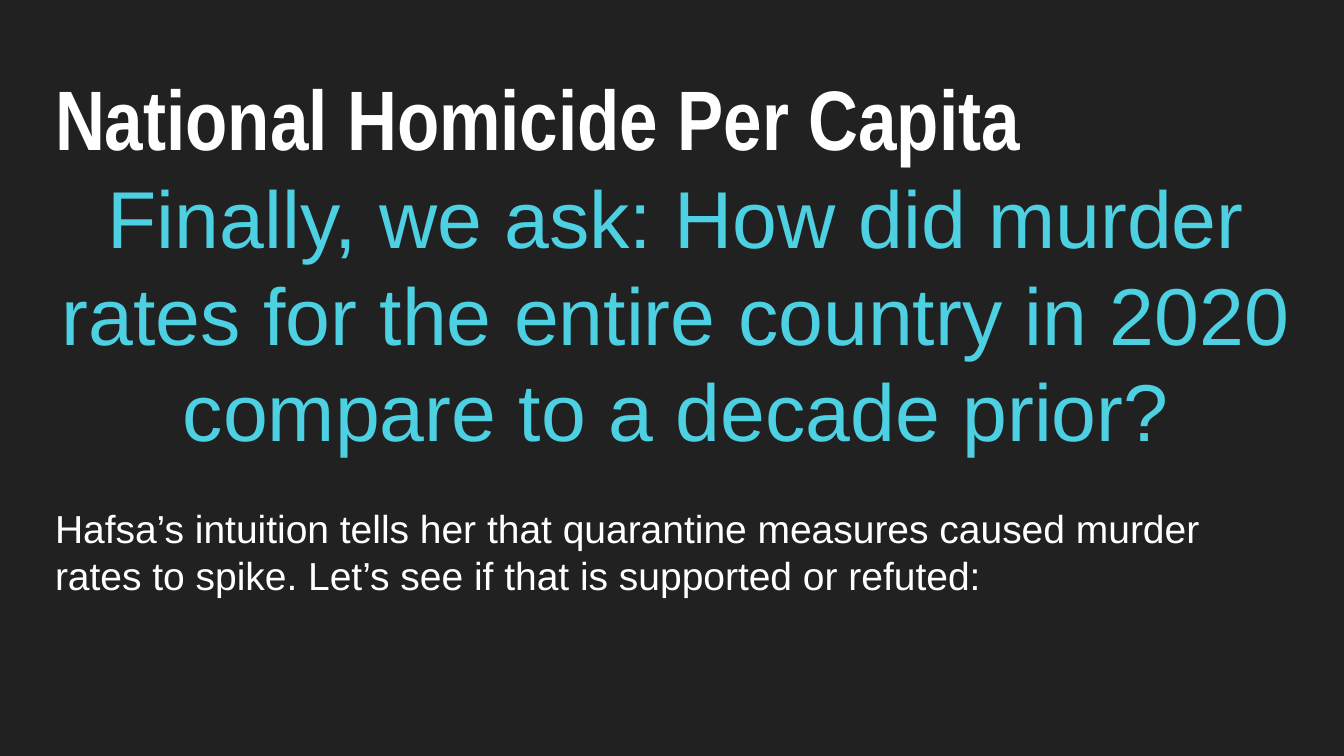
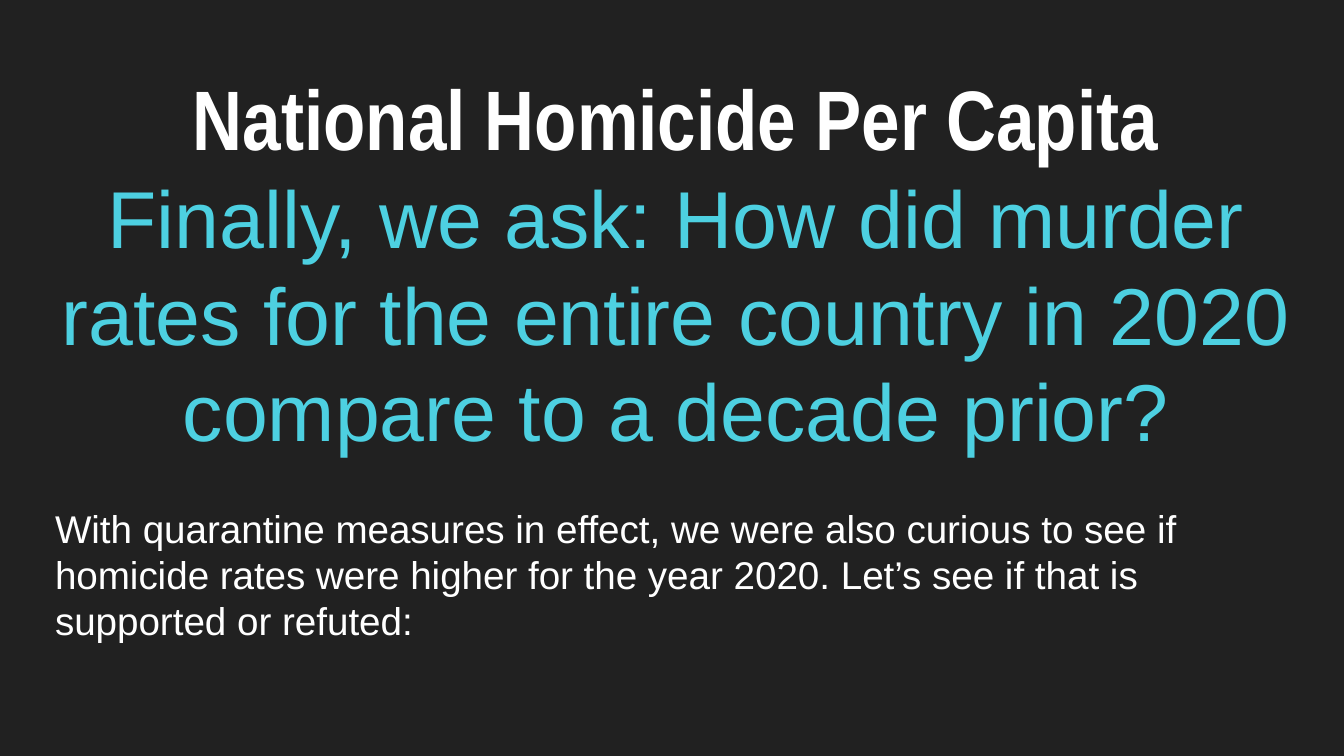
Before and after one commit to N-J-Miller/Project_1, a slide deck: slide 7 of Exploratory Data Analysis.pptx. Drawn at 1344x756 pixels with LibreOffice and Linux fonts; fonts in the diff are those of the drawing. Boxes give left, top, right and bottom in pixels: in the first picture for what was removed or moved away, otherwise in the second. Text is boxed around its words. In the diff, an @@ line names an element or a change of style, - is before the commit and + after.

```diff
--- a/Exploratory Data Analysis.pptx
+++ b/Exploratory Data Analysis.pptx
@@ title at [193,89,1157,165]: alignment left to centre @@
@@ title at [55,515,1176,643]: text changed; size 20.8 to 20.7 pt @@
-Hafsa’s intuition tells her that quarantine measures caused murder rates to spike. Let’s see if that is supported or refuted:
+With quarantine measures in effect, we were also curious to see if homicide rates were higher for the year 2020. Let’s see if that is supported or refuted:
```
Also in this commit, not shown: 3 other slides changed, 3 other files.
